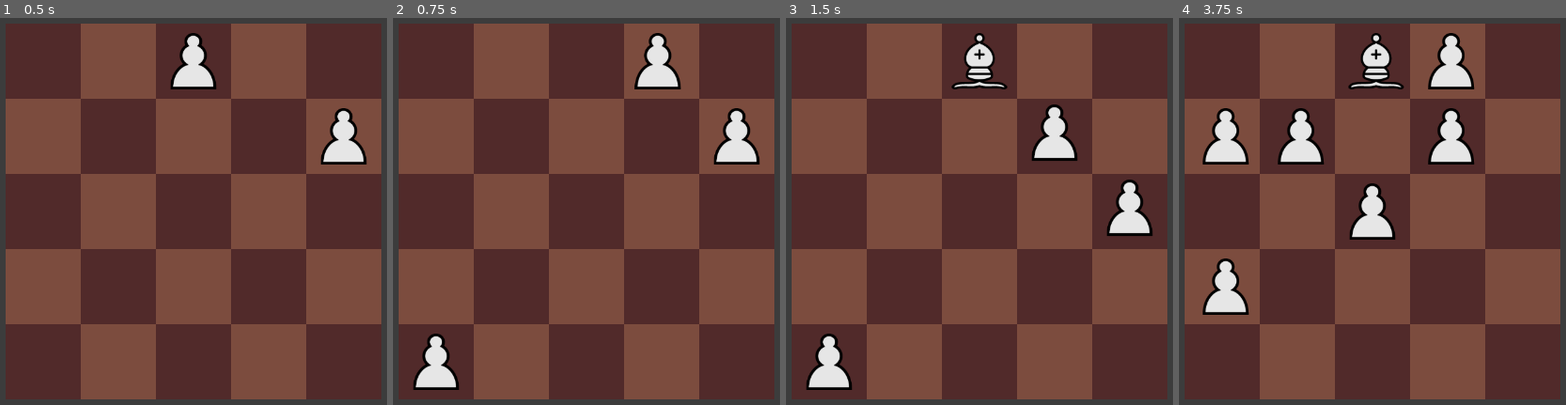
Above: before the commit, frames 1-4 (left to right).
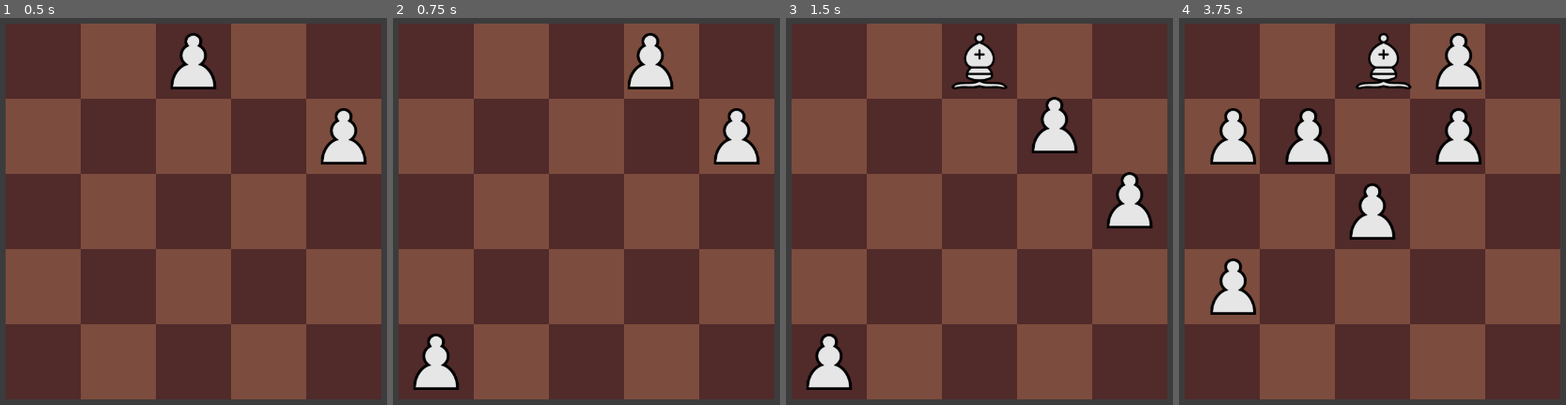
Above: after the commit, the same moments.

Repository: abaker-skudlarek/ChessTiles
Game: Godot game, scene res://Scenes/main.tscn
Same seed, same stepped clock (60 frames per second), same inputs: the game is played once before the commit and once after it. The engine's default icon, where the game draws it, is replaced by a stand-in: a white triangle on a blue panel in a dark square.
Inputs (mouse positions are in pixels of both pictures, inside the frame that each line leads up to):
- Up to frame 1 (0.5 s): no input
- Up to frame 2 (0.75 s): tap Enter at 0.5 s; move the mouse to (679, 172) at 0.52 s; hold Right (slide_move_right) from 0.53 s (still down); click (679, 172) at 0.67 s
- Up to frame 3 (1.5 s): tap Space at 1.25 s; move the mouse to (894, 250) at 1.27 s; release Right (slide_move_right) at 1.28 s; hold Down (slide_move_down) from 1.28 s (still down)
- Up to frame 4 (3.75 s): tap Enter at 2, 3.5 s; move the mouse to (1415, 45) at 2.02 s; release Down (slide_move_down) at 2.03 s; hold Right (slide_move_right) 2.03-2.78 s; tap Space at 2.75 s; move the mouse to (1353, 362) at 2.77 s; hold Up (slide_move_up) 2.78-3.53 s; click (1353, 362) at 2.92 s; move the mouse to (1500, 323) at 3.52 s; hold Left (slide_move_left) from 3.53 s (still down)

Frame 1 is identical in both runs. In frame 2, 0.8% of the frame differs, in the area x 60-75%, y 3-19%; in frame 3, 1.6%; in frame 4, 5.1%, in the area x 6-79%, y 3-77%.

Commit message:
before branch

Diff:
--- a/Scripts/Game/board.gd
+++ b/Scripts/Game/board.gd
@@ -154,7 +154,7 @@
 		# 		  4. Find the best transition settings. Using set_trans, we can change how the sprite moves to it's final destination
 		var move_tween := create_tween()
 		#move_tween.connect("finished", _on_move_tween_finished) # TODO: This didn't seem to work like I wanted
-		move_tween.tween_property(piece, "position", _grid_to_pixel(new_piece_grid_location), .3).set_trans(Tween.TRANS_EXPO)
+		move_tween.tween_property(piece, "position", _grid_to_pixel(new_piece_grid_location), .3).set_trans(Tween.TRANS_CUBIC)
 
 		return 1
 
